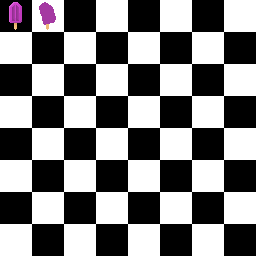
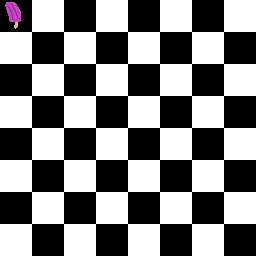
Two versions of the same layered image (w=256, h=256). Layer-by-layer changes:
added group "Video Group 1" with 2 layers above "Layer 5" over [5, 2, 22, 30]
added layer "Layer 6" in group "Video Group 1" over [5, 2, 21, 29]
added layer "Layer 7" in group "Video Group 1" over [9, 2, 22, 30]
painted on "Layer 5" over [39, 2, 56, 28]
hid "Layer 1", painted on it over [9, 2, 22, 30]
